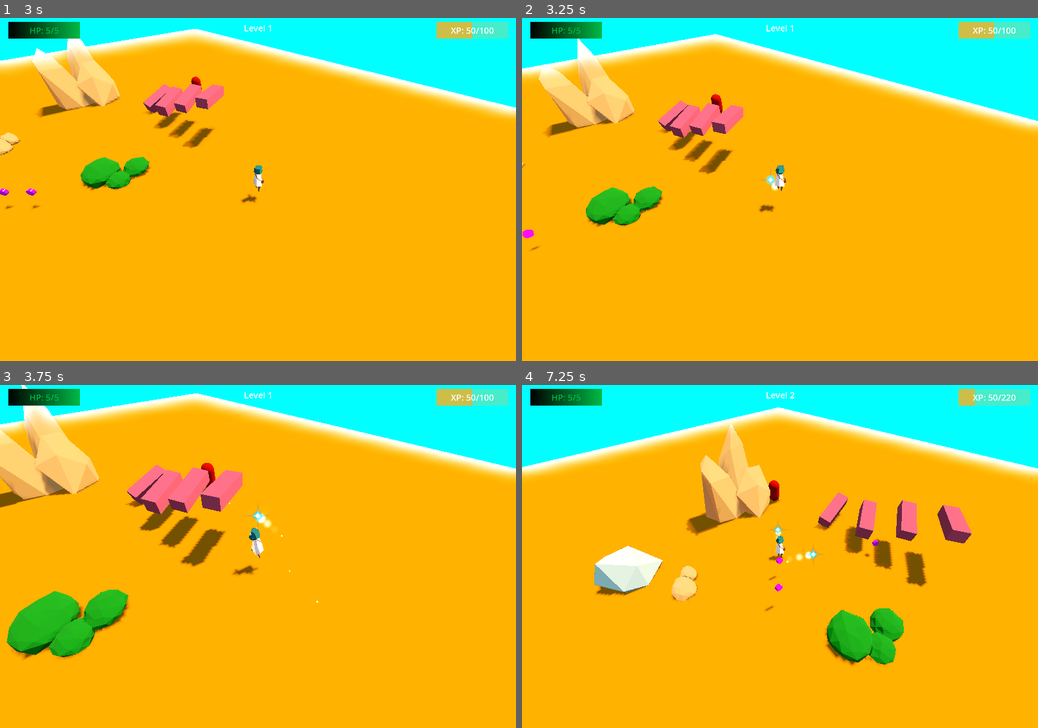
Above: before the commit, frames 1-4 (two rows, left to right).
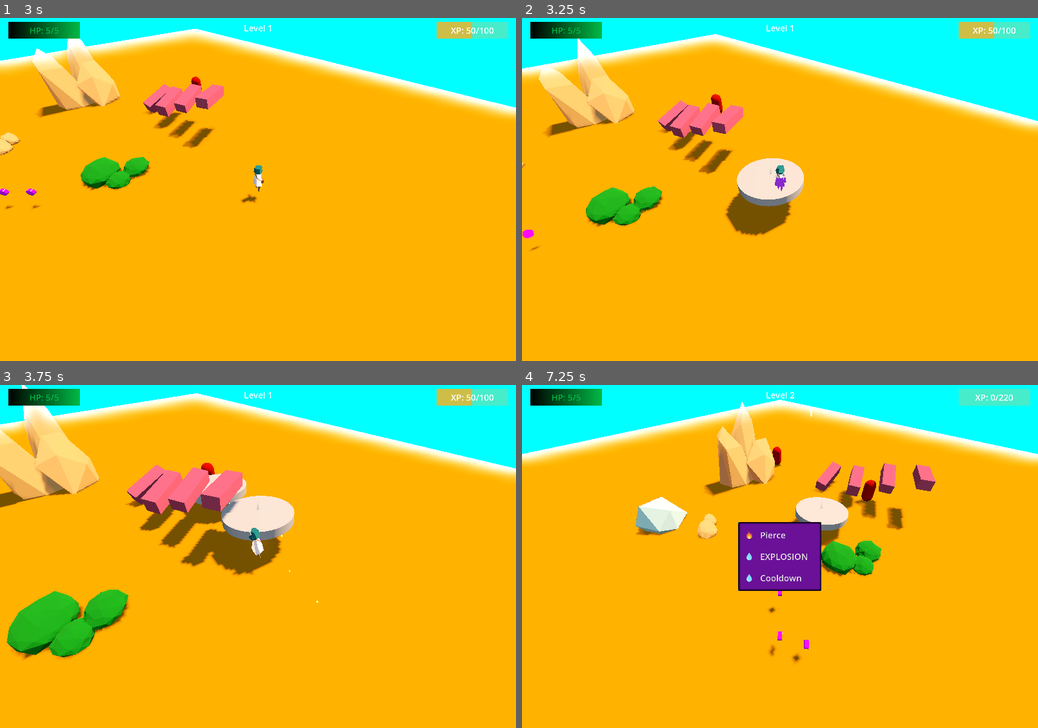
Above: after the commit, the same moments.

Repository: DeepRestGames/EcoDungeon
Game: Godot game, scene res://scenes/PrototypeScene_Weapons_01.tscn
Two runs of this game, one before a commit and one after it. Both use one fixed random seed, a clock stepped at 60 frames per second and the inputs below. A sky picture missing from this copy of the repository is replaced by a grey-blue gradient.
Inputs (mouse positions are in pixels of both pictures, inside the frame that each line leads up to):
- Up to frame 1 (3 s): move the mouse to (371, 172) at 0.52 s; hold D (move_right) 0.53-1.28 s; tap Space (spacebar) at 0.6, 2.85 s; move the mouse to (154, 206) at 1.27 s; hold S (move_down) 1.28-2.03 s; tap Mouse wheel up (zoom_in) at 1.35 s; move the mouse to (309, 114) at 2.02 s; hold D (move_right) 2.03-2.78 s; hold Mouse wheel down (zoom_out) 2.03-2.78 s; move the mouse to (232, 258) at 2.77 s; hold W (move_up) from 2.78 s (still down)
- Up to frame 2 (3.25 s): keep holding W (move_up)
- Up to frame 3 (3.75 s): move the mouse to (412, 607) at 3.52 s; release W (move_up) at 3.53 s; hold A (move_left) from 3.53 s (still down); hold Mouse wheel up (zoom_in) from 3.53 s (still down)
- Up to frame 4 (7.25 s): move the mouse to (625, 505) at 4.27 s; release Mouse wheel up (zoom_in) at 4.28 s; tap Mouse wheel down (zoom_out) at 4.35 s; move the mouse to (805, 556) at 5.02 s; release A (move_left) at 5.03 s; hold S (move_down) 5.03-5.78 s; tap Space (spacebar) at 5.1, 6.5 s; tap Enter at 5.75 s; move the mouse to (702, 470) at 5.77 s; hold D (move_right) 5.78-6.53 s; tap Mouse wheel up (zoom_in) at 5.85 s; move the mouse to (893, 539) at 6.52 s; hold W (move_up) from 6.53 s (still down); hold Mouse wheel down (zoom_out) from 6.53 s (still down)

Frame 1 is identical in both runs. In frame 2, 2.4% of the frame differs, in the area x 39-55%, y 40-64%; in frame 3, 2.9%; in frame 4, 23%, in the area x 0-100%, y 1-82%.

Commit message:
Explosions complete

Diff:
--- a/resources/powerups/PowerupDamage.tres
+++ b/resources/powerups/PowerupDamage.tres
@@ -26,3 +26,4 @@
 explosion_damage_value = 0.0
 explosion_damage_modifier_type = 0
 projectile_pierce_value = 0
+projectile_pierce_modifier_type = 0
--- /dev/null
+++ b/resources/powerups/PowerupExplosion.tres
@@ -0,0 +1,29 @@
+[gd_resource type="Resource" script_class="WeaponPowerup" load_steps=3 format=3 uid="uid://c3ohoptgomtlg"]
+
+[ext_resource type="Texture2D" uid="uid://byl8l5qs0ovnt" path="res://assets/2d/icons/water.png" id="1_hhj8u"]
+[ext_resource type="Script" path="res://scripts/weapons/powerups/WeaponPowerup.gd" id="2_n2h6o"]
+
+[resource]
+script = ExtResource("2_n2h6o")
+powerup_name = "EXPLOSION"
+powerup_description = ""
+powerup_icon = ExtResource("1_hhj8u")
+fire_cooldown_modifier_value = 0.1
+fire_cooldown_modifier_type = 1
+projectile_lifetime_modifier_value = 0.0
+projectile_lifetime_modifier_type = 0
+projectile_velocity_modifier_value = 0.0
+projectile_velocity_modifier_type = 0
+range_modifier_value = 0.0
+range_modifier_type = 0
+damage_modifier_value = 0.0
+damage_modifier_type = 0
+projectiles_number_modifier_value = 0
+projectiles_number_modifier_type = 0
+homing_projectiles_modifier_value = false
+explosion_radius_value = 2.0
+explosion_radius_modifier_type = 0
+explosion_damage_value = 10.0
+explosion_damage_modifier_type = 0
+projectile_pierce_value = 0
+projectile_pierce_modifier_type = 0
--- a/scenes/player/Player.tscn
+++ b/scenes/player/Player.tscn
@@ -341,6 +341,7 @@
 animation = &"walk"
 
 [sub_resource type="AnimationNodeBlendTree" id="AnimationNodeBlendTree_iup1y"]
+graph_offset = Vector2(-277.89, -58.7695)
 nodes/Idle/node = SubResource("AnimationNodeAnimation_qh3cp")
 nodes/Idle/position = Vector2(-40, 26.6667)
 nodes/Idle2Walk/node = SubResource("AnimationNodeBlend2_b4rwt")
@@ -432,7 +433,7 @@
 bones/3/rest = Transform3D(1, 0, 0, 0, 1, 0, 0, 0, 1, 0, 1.78706, 0)
 bones/3/enabled = true
 bones/3/position = Vector3(0, 1.78706, 0)
-bones/3/rotation = Quaternion(-0.0219644, 0.00601953, 0.00910339, 0.999699)
+bones/3/rotation = Quaternion(-0.0518809, 0.00971209, 0.0146877, 0.998498)
 bones/3/scale = Vector3(1, 1, 1)
 bones/4/name = "upperleg.L"
 bones/4/parent = 0
--- a/scenes/weapons/Projectile.tscn
+++ b/scenes/weapons/Projectile.tscn
@@ -126,6 +126,15 @@
 gravity = Vector3(0, 0, 0)
 scale_min = 0.2
 scale_max = 0.6
+
+[sub_resource type="CylinderShape3D" id="CylinderShape3D_csaoj"]
+height = 0.5
+radius = 2.0
+
+[sub_resource type="CylinderMesh" id="CylinderMesh_j5fh0"]
+top_radius = 2.0
+bottom_radius = 2.0
+height = 0.5
 
 [node name="Projectile" type="Area3D"]
 collision_layer = 16
@@ -184,3 +193,13 @@
 draw_passes = 2
 draw_pass_1 = SubResource("QuadMesh_n13na")
 draw_pass_2 = SubResource("QuadMesh_g0uhk")
+
+[node name="ExplosionRadius" type="Area3D" parent="."]
+collision_layer = 0
+collision_mask = 4
+
+[node name="ExplosionCollider" type="CollisionShape3D" parent="ExplosionRadius"]
+shape = SubResource("CylinderShape3D_csaoj")
+
+[node name="ExplosionRangeDEBUG" type="MeshInstance3D" parent="ExplosionRadius"]
+mesh = SubResource("CylinderMesh_j5fh0")
--- a/scripts/Projectile.gd
+++ b/scripts/Projectile.gd
@@ -5,14 +5,17 @@
 var current_damage: float
 var lifetime_override: float
 var enemy_to_follow: EnemyBase
-var explosion_range: float
-var explosion_damage: float
+var explosion_area: float
+var explosion_damage_percentage: float
 var piercing_amount: int
 var pierced_so_far: int = 0
 var enemies_pierced = []
 
 @onready var collision_shape = $CollisionShape3D
 @onready var life_time: Timer = $Lifetime
+@onready var explosion_radius = $ExplosionRadius
+@onready var explosion_collider = $ExplosionRadius/ExplosionCollider
+@onready var explosion_range_debug = $ExplosionRadius/ExplosionRangeDEBUG
 
 
 func initialize(speed, dmg, lifetime, enemy, expl_range, expl_damage, pierce):
@@ -20,8 +23,8 @@
 	current_damage = dmg
 	enemy_to_follow = enemy
 	lifetime_override = lifetime
-	explosion_range = expl_range
-	explosion_damage = expl_damage
+	explosion_area = expl_range
+	explosion_damage_percentage = expl_damage
 	piercing_amount = pierce
 
 
@@ -29,6 +32,10 @@
 func _ready():
 	life_time.wait_time = lifetime_override
 	life_time.start()
+	explosion_collider.shape.radius = explosion_area
+	# DEBUG: view explosion area
+	#explosion_range_debug.mesh.top_radius = explosion_area + 0.01
+	#explosion_range_debug.mesh._radius = explosion_area + 0.01
 
 
 
@@ -45,6 +52,8 @@
 			if collider is EnemyBase:
 				# Get damage component and round if needed
 				deal_damage(collider)
+				if explosion_area > 0:
+					explode(collider)
 			else:
 				destroy()
 		else:
@@ -62,6 +71,15 @@
 	if pierced_so_far > piercing_amount or piercing_amount == 0:
 		destroy()
 
+func explode(enemy_hit):
+
+	var enemies_in_explosion_range: Array = explosion_radius.get_overlapping_bodies()#
+	# These should all be enemies because of mask
+	for enemy in enemies_in_explosion_range:
+		# Uncomment if you don't want target to take explosion damage
+		#if enemy_hit.get_instance_id() == enemy.get_instance_id():
+			#continue
+		enemy.take_damage((explosion_damage_percentage/100) * current_damage)
 
 func destroy():
 	queue_free()
Not shown: 1 places in scenes/weapons/Projectile.tscn that only renumber resources
